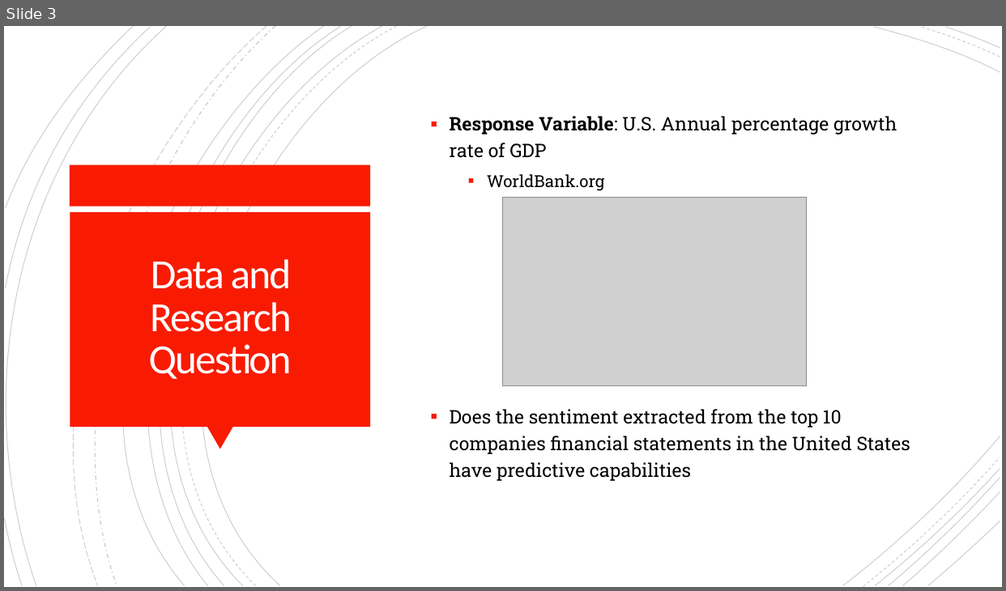
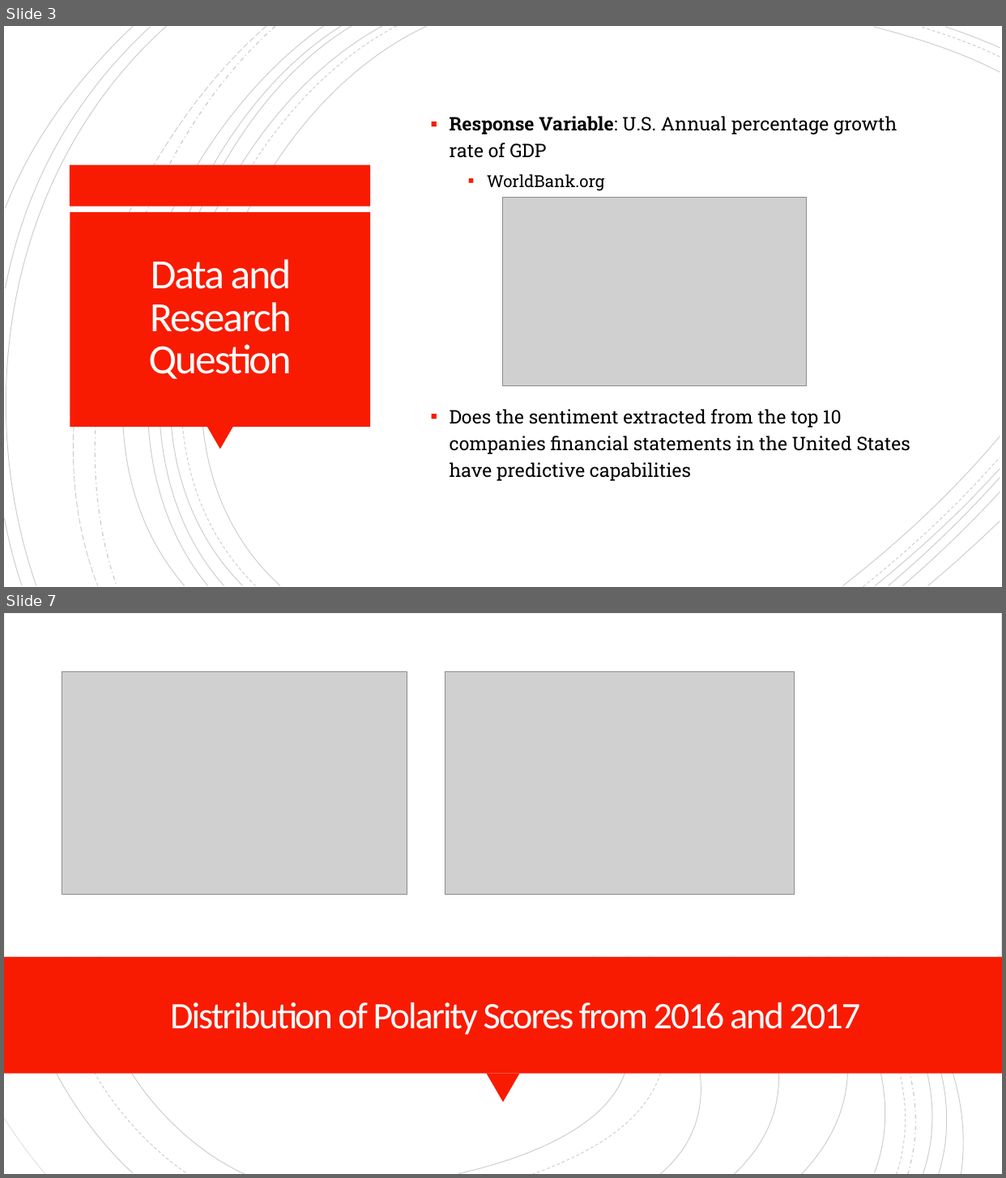
Before and after one commit to davepalazzo/Sentiment_Analysis_S-P_500, a slide deck: Economic_Forecasting.pptx. Shown one above the other, each under a label of ours: slide 3 before the commit, slides 3 and 7 after it; the slides between them are not shown. The pictures are 1006x591 and 1006x1178 pixels, drawn with LibreOffice and Linux fonts; fonts in the diff are those of the drawing; grey boxes stand for pictures. Boxes give left, top, right and bottom in pixels: in the first picture for what was removed or moved away, otherwise in the second. Text is boxed around its words. In the diff, an @@ line names an element or a change of style, - is before the commit and + after.

```diff
--- a/Economic_Forecasting.pptx
+++ b/Economic_Forecasting.pptx
@@ slide 7 added at (4, 613, 1002, 1174), background #FFFFFF; not listed: 18 template elements that a slide beside it also shows @@
@@ rectangle added at (4, 613, 1002, 1174), fill #FFFFFF @@
@@ rectangle added at (4, 613, 1002, 957), fill #FFFFFF, outline #000000 0.75 pt @@
@@ group added at (4, 613, 1002, 1174): 19 freeform shapes @@
@@ group added at (4, 613, 1002, 1174): 19 freeform shapes @@
@@ picture added at (62, 671, 407, 894) @@
@@ picture added at (445, 671, 795, 894) @@
@@ rectangle added at (4, 957, 1002, 1073), fill #F81B02 @@
@@ title added at (170, 1003, 860, 1035), 36 pt, text #FFFEFF @@
+Distribution of Polarity Scores from 2016 and 2017
@@ triangle added at (486, 1073, 520, 1102), fill #F81B02 @@
```
Also in this commit, not shown: 1 slide changed, 4 other slides added, 1 other file.
